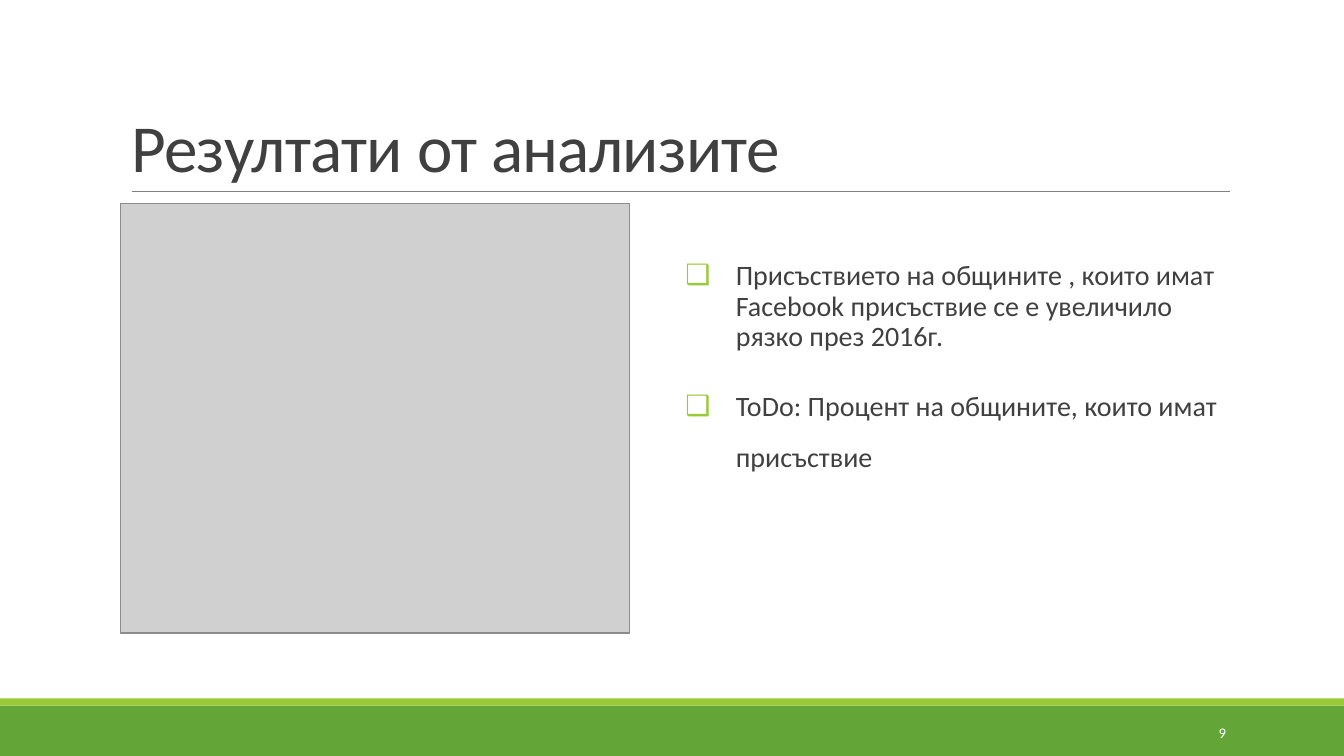
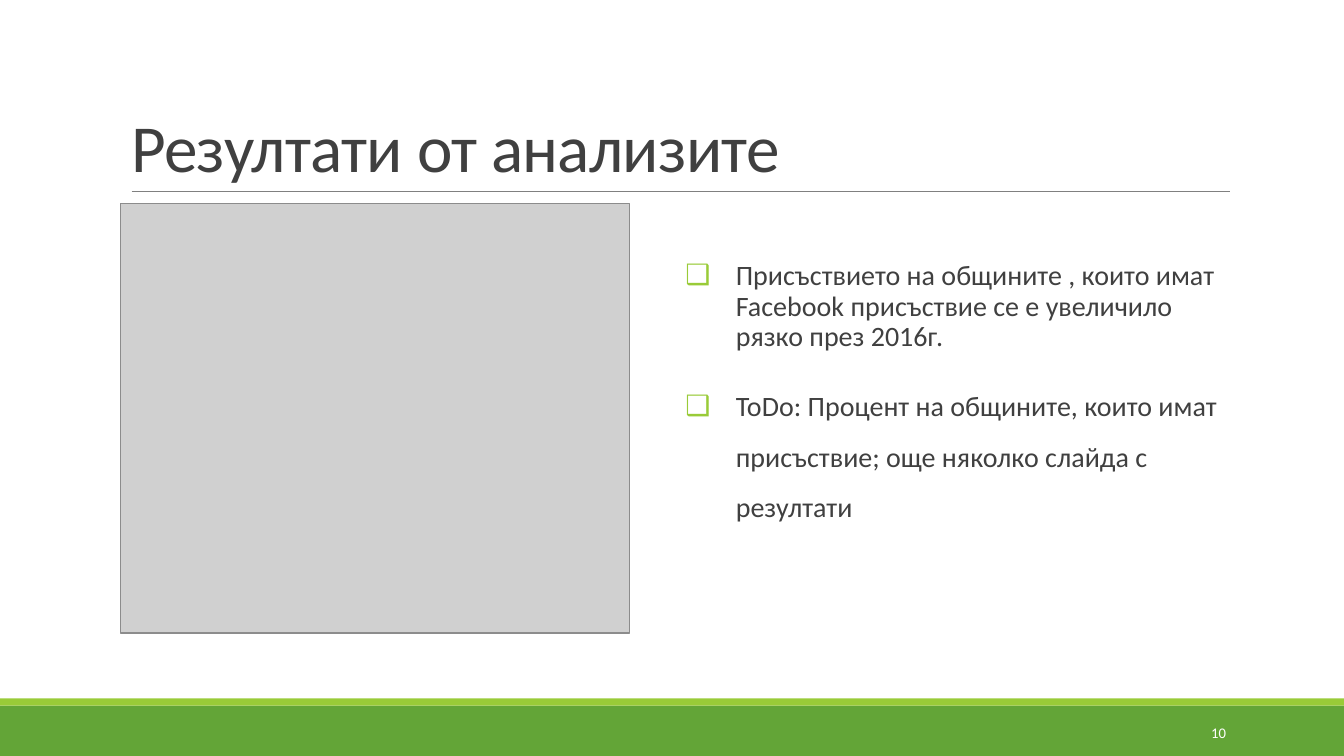
Before and after one commit to murfffi/social_presence, a slide deck: slide 10 of slides.pptx (slide 9 before the commit). Drawn at 1344x756 pixels with LibreOffice and Linux fonts; fonts in the diff are those of the drawing; grey boxes stand for pictures; background and template pictures are left out. Boxes give left, top, right and bottom in pixels: in the first picture for what was removed or moved away, otherwise in the second. Text is boxed around its words. In the diff, an @@ line names an element or a change of style, - is before the commit and + after.

```diff
--- a/slides.pptx
+++ b/slides.pptx
@@ text at <box>736,397,1216,522</box>: text changed @@
-❑ ToDo: Процент на общините, които имат присъствие
+❑ ToDo: Процент на общините, които имат присъствие; още няколко слайда с резултати
@@ page number at <box>1211,728,1226,738</box>: text changed @@
-9
+10
```
Also in this commit, not shown: 6 other slides changed, 2 slides added.
